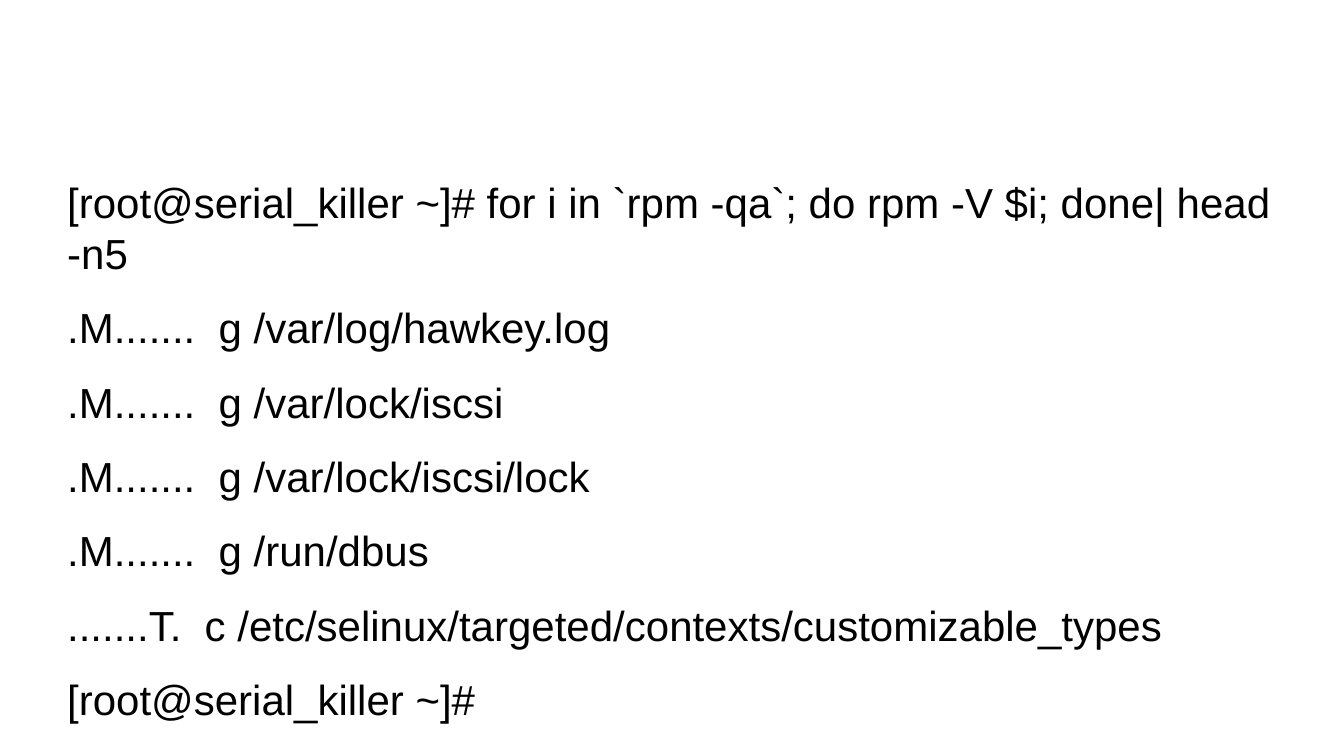
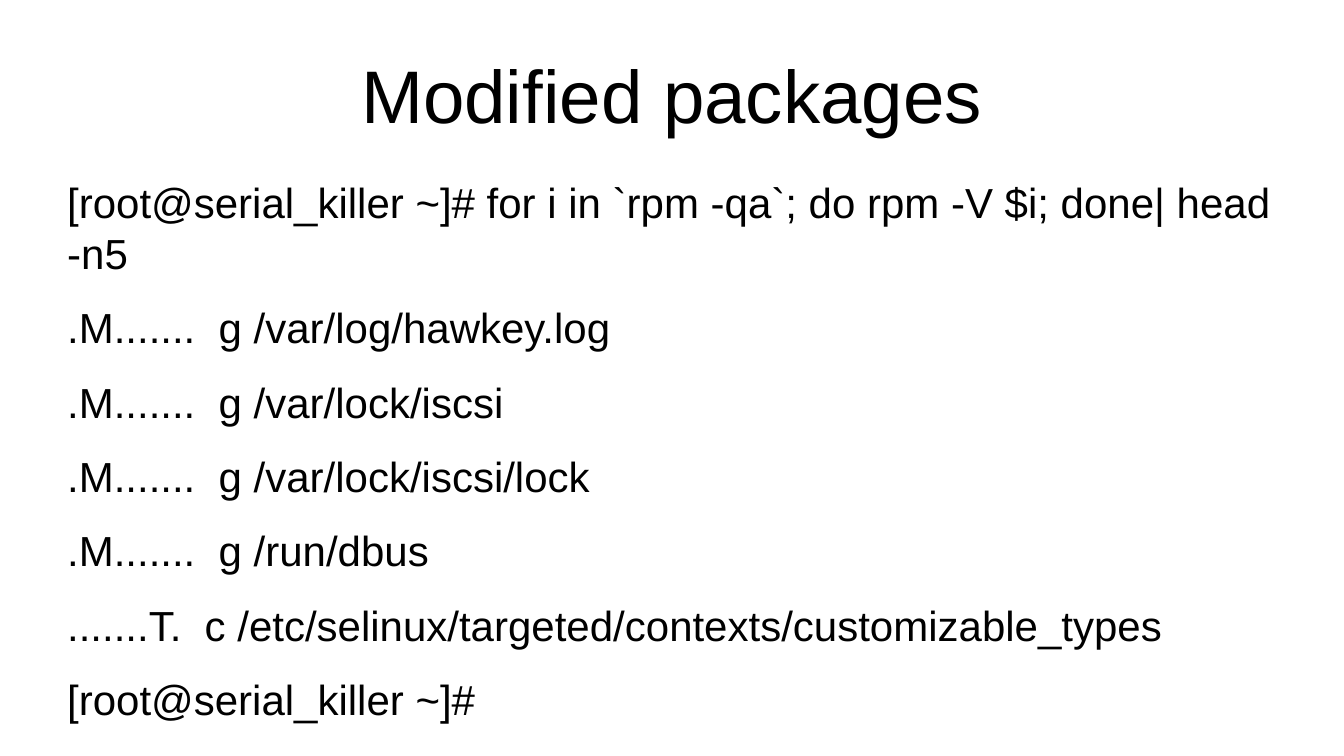
Before and after one commit to andrewchandler/dnf_presentation, a slide deck: slide 22 of yum.odp (slide 21 before the commit). Drawn at 1344x756 pixels with LibreOffice and Linux fonts; fonts in the diff are those of the drawing. Boxes give left, top, right and bottom in pixels: in the first picture for what was removed or moved away, otherwise in the second. Text is boxed around its words. In the diff, an @@ line names an element or a change of style, - is before the commit and + after.

```diff
--- a/yum.odp
+++ b/yum.odp
@@ title added at (x1=361, y1=69, x2=982, y2=137), 44 pt, text #000000 @@
+Modified packages
```
Also in this commit, not shown: 9 other slides changed, 1 slide added, 1 other file.
